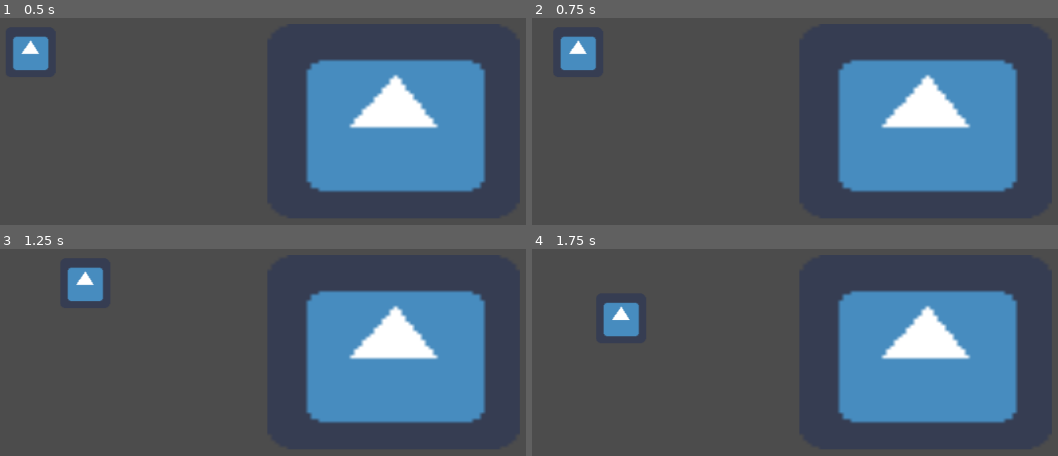
Above: before the commit, frames 1-4 (two rows, left to right).
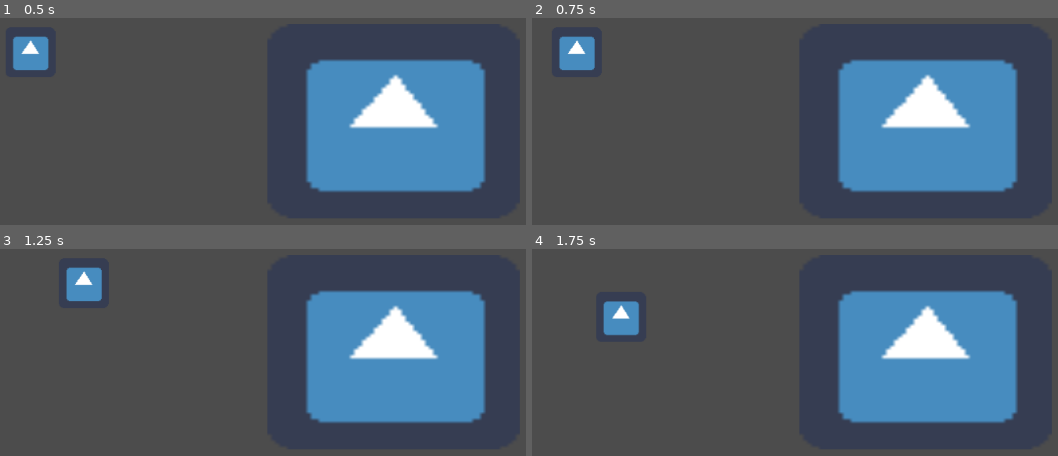
Above: after the commit, the same moments.

Repository: fintanneff/GodotWithGit
Game: Godot game, scene res://LevelMain.tscn
Same seed, same stepped clock (60 frames per second), same inputs: the game is played once before the commit and once after it. The project has no main scene, so this scene is started directly. The engine's default icon, where the game draws it, is replaced by a stand-in: a white triangle on a blue panel in a dark square.
Inputs:
- Up to frame 1 (0.5 s): no input
- Up to frame 2 (0.75 s): tap Enter at 0.5 s; hold Right (ui_right) from 0.53 s (still down)
- Up to frame 3 (1.25 s): keep holding Right (ui_right)
- Up to frame 4 (1.75 s): release Right (ui_right) at 1.28 s; hold Down (ui_down) from 1.28 s (still down)

Frame 1 is identical in both runs. In frame 2, 0.2% of the frame differs, in the area x 5-13%, y 8-26%; in frame 3, 0.2%; in frame 4, 0.2%, in the area x 13-21%, y 25-43%.

Commit message:
move and slide
move and slide

Diff:
--- a/GodotWithGitProj/PlayerChar/Player.gd
+++ b/GodotWithGitProj/PlayerChar/Player.gd
@@ -6,4 +6,7 @@
 func _process(delta):
 	movevec.x = Input.get_action_strength("ui_right")-Input.get_action_strength("ui_left")
 	movevec.y = Input.get_action_strength("ui_down")-Input.get_action_strength("ui_up")
-	move_and_collide(movevec * delta * movespeed)
+	#move_and_collide(movevec * delta * movespeed)
+
+func _physics_process(delta):
+	move_and_slide(movevec * movespeed)
